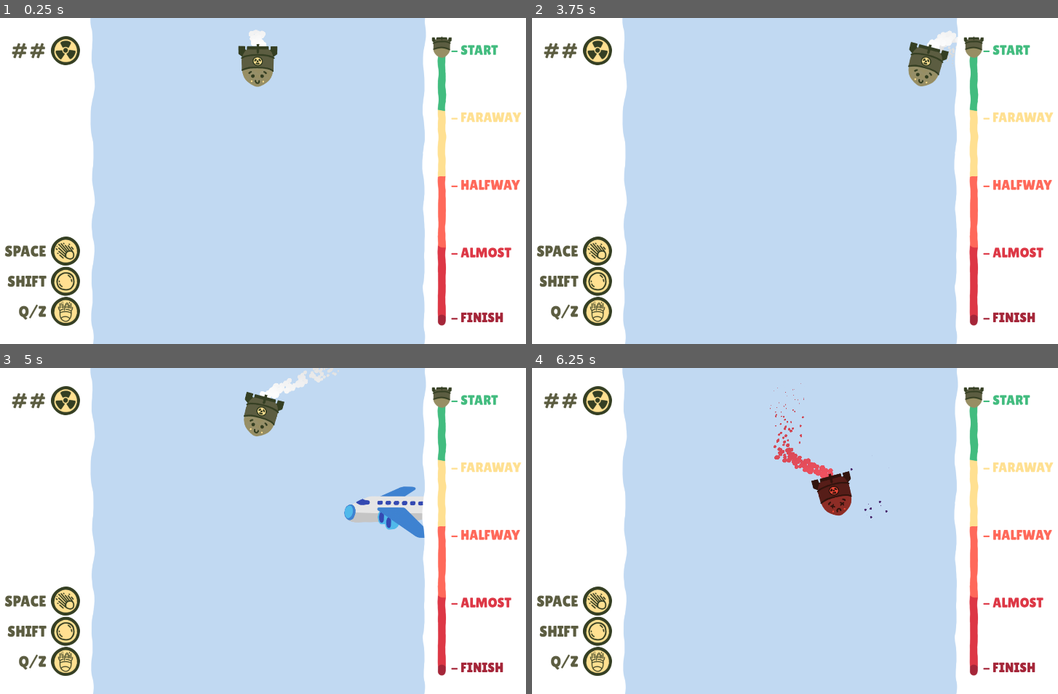
Above: before the commit, frames 1-4 (two rows, left to right).
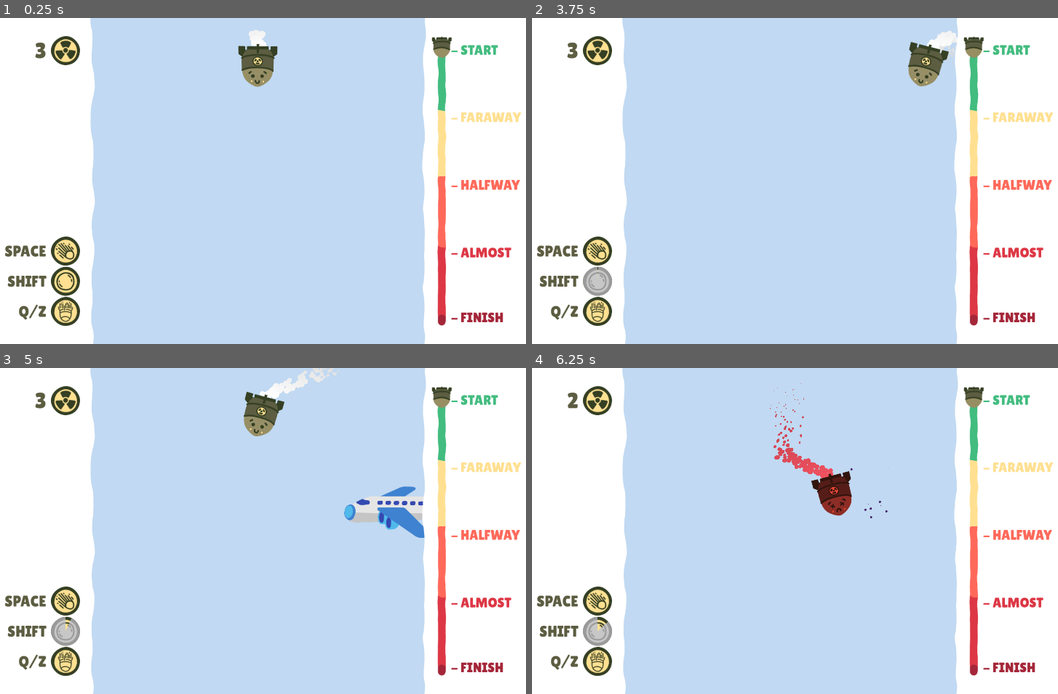
Above: after the commit, the same moments.

Repository: Hangover-Sunshine/DEFCON-JUNIOR
Game: Godot game, scene res://scenes/GameScene.tscn
Same seed, same stepped clock (60 frames per second), same inputs: the game is played once before the commit and once after it. This scene is started directly instead of the project's main scene.
Inputs:
- Up to frame 1 (0.25 s): no input
- Up to frame 2 (3.75 s): hold D (right) 0.53-1.28 s; hold Space (fire) 0.53-1.28 s; tap Shift (dash) at 0.6, 2.3, 2.85 s; hold S (down) 1.28-2.03 s; tap Space (fire) at 1.35, 3.05 s; tap Q (shield) at 1.55, 2.1 s; hold D (right) 2.03-2.78 s; hold W (up) 2.78-3.53 s; hold A (left) from 3.53 s (still down); hold Space (fire) from 3.53 s (still down)
- Up to frame 3 (5 s): keep holding A (left); tap Q (shield) at 3.8, 4.35 s; release Space (fire) at 4.28 s; tap Shift (dash) at 4.55 s
- Up to frame 4 (6.25 s): release A (left) at 5.03 s; hold S (down) 5.03-5.78 s; hold Space (fire) 5.03-5.78 s; tap Shift (dash) at 5.1 s; hold D (right) from 5.78 s (still down); tap Space (fire) at 5.85 s; tap Q (shield) at 6.05 s

The runs differ from the first frame. In frame 1, 0.2% of the frame differs, in the area x 2-9%, y 7-13%; in frame 2, 0.6%, in the area x 2-16%, y 7-86%; in frame 3, 0.5%; in frame 4, 0.5%.

Commit message:
left side giu is done

Diff:
--- a/prefabs/entities/player.tscn
+++ b/prefabs/entities/player.tscn
@@ -29,7 +29,6 @@
 gizmo_extents = 100.0
 
 [node name="ShieldArea" type="Area2D" parent="."]
-position = Vector2(0, -6)
 collision_layer = 16
 collision_mask = 0
 
--- a/prefabs/systems/giu.tscn
+++ b/prefabs/systems/giu.tscn
@@ -22,6 +22,7 @@
 VSlider/styles/slider = SubResource("StyleBoxTexture_c36vx")
 
 [node name="GIU" type="Control"]
+process_mode = 3
 layout_mode = 3
 anchors_preset = 0
 offset_right = 1920.0
--- a/scenes/GameScene.tscn
+++ b/scenes/GameScene.tscn
@@ -72,6 +72,7 @@
 [node name="HubPause" parent="PauseCanvasLayer" instance=ExtResource("7_5w17u")]
 
 [node name="FlashCanvasLayer" type="CanvasLayer" parent="."]
+layer = 4
 script = ExtResource("11_tyc6j")
 
 [node name="ColorRect" type="ColorRect" parent="FlashCanvasLayer"]
--- a/scripts/game/player.gd
+++ b/scripts/game/player.gd
@@ -38,7 +38,7 @@
 var curr_health:int
 
 # Shield Info =========
-var shield_status:UpgradeAvailability = UpgradeAvailability.NOPE
+var shield_status:UpgradeAvailability = UpgradeAvailability.READY
 var curr_shield_cd:float
 var curr_shield_dur:float
 @onready var shield = $ShieldArea/CollisionShape2D
@@ -46,14 +46,14 @@
 # Weapon Info =========
 var gun_status:UpgradeAvailability = UpgradeAvailability.NOPE
 var curr_weapon_penetration:int = 0
-var curr_number_of_bullets:int
+var curr_number_of_bullets:int = 0
 var curr_mag_size:int = 0
 var max_mag_size:int = 0
 
 # Dash Info =========
 var dash_status:UpgradeAvailability = UpgradeAvailability.NOPE
-var curr_dash_amount:int = 0
-var curr_dash_max:int = 0
+var curr_dash_amount:int = 1
+var curr_dash_max:int = 1
 
 var play_area_size:Vector2
 
@@ -93,14 +93,16 @@
 	else:
 		curr_health = Health
 
-		curr_shield_cd = 0
-		curr_shield_dur = 0
+		curr_shield_dur = 2
+		curr_shield_cd = 20
 
 		curr_weapon_penetration = 0
 		max_mag_size = 0
+		curr_mag_size = max_mag_size
 		curr_number_of_bullets = 0
 
-		curr_dash_amount = 0
+		curr_dash_max = 0
+		curr_dash_amount = curr_dash_max
 	##
 
 	play_area_size = get_parent().get_play_area_x_limits()
@@ -108,6 +110,7 @@
 
 func _process(_delta):
 	if Input.is_action_just_pressed("shield") and shield_status == UpgradeAvailability.READY:
+		print("here")
 		shield_status = UpgradeAvailability.ACTIVE
 		shield_timer.start(curr_shield_dur)
 		shield.disabled = false
@@ -132,6 +135,9 @@
 		and curr_dash_amount > 0 and velocity.length_squared() > 0:
 		dash_timer.start(DashDuration)
 		curr_dash_amount -= 1
+		if curr_dash_amount == 0:
+			dash_status = UpgradeAvailability.RECHARGING
+		##
 		if dash_restock_timer.is_stopped():
 			dash_restock_timer.start(DashCooldown)
 		##
@@ -196,6 +202,7 @@
 
 func _on_shield_timer_timeout():
 	if shield_status == UpgradeAvailability.ACTIVE:
+		print('shield down')
 		shield.disabled = true
 		shield_timer.start(curr_shield_cd)
 		shield_status = UpgradeAvailability.RECHARGING
@@ -210,9 +217,9 @@
 
 func _on_gun_timer_timeout():
 	_spawn_bullets()
-	curr_number_of_bullets -= 1
-
-	if curr_number_of_bullets == 0:
+	curr_mag_size -= 1
+
+	if curr_mag_size == 0:
 		gun_status = UpgradeAvailability.RECHARGING
 		reload_timer.start(Weapon.ReloadRate)
 		return
@@ -222,45 +229,37 @@
 ##
 
 func _spawn_bullets():
-	var projectiles = []
 	$PC_Skeleton.shoot()
 
-	if Weapon.UseSpeedVariance == false:
+	if curr_number_of_bullets == 1:
 		for i in range(curr_number_of_bullets):
 			var projectile = PROJECTILE.instantiate()
 			projectile.z_index = 4
-			projectile.penetration += curr_weapon_penetration
+			projectile.penetration = curr_weapon_penetration
+			GlobalSignals.emit_signal("spawn_bullet", projectile)
+			projectile.setup(Weapon.BulletSpeed, 8, 4, 5)
+			projectile.global_position = $BulletSpawnPos.global_position
+			projectile.velocity = Weapon.BulletSpeed * Vector2.DOWN.rotated(projectile.rotation)
+		##
+	else:
+		for i in range(curr_number_of_bullets):
+			var projectile = PROJECTILE.instantiate()
+			projectile.z_index = 4
+			projectile.penetration = curr_weapon_penetration
 			GlobalSignals.emit_signal("spawn_bullet", projectile)
 			projectile.setup(Weapon.BulletSpeed, 8, 4, 5)
 			projectile.global_position = $BulletSpawnPos.global_position
 			var arc_rad = deg_to_rad(Weapon.DegreeAngleOfCone)
-			var increment = arc_rad / (Weapon.BulletsSpawnedPerFire - 1)
+			var increment = arc_rad / (curr_number_of_bullets - 1)
 			projectile.rotation = increment * i - arc_rad / 2
 			projectile.velocity = Weapon.BulletSpeed * Vector2.DOWN.rotated(projectile.rotation)
-
-			projectiles.push_back(projectile)
-		##
-	else:
-		for i in range(curr_number_of_bullets):
-			var projectile = PROJECTILE.instantiate()
-			GlobalSignals.emit_signal("spawn_bullet", projectile)
-			projectile.setup(0, 8, 4, 5)
-			projectile.global_position = $BulletSpawnPos.global_position
-			projectile.penetration += curr_weapon_penetration
-			var speed = Weapon.BulletSpeed + Weapon.BulletSpeed *\
-								randf_range(-Weapon.BulletSpeedVariance, Weapon.BulletSpeedVariance)
-			var arc_rad = deg_to_rad(Weapon.DegreeAngleOfCone)
-			var increment = arc_rad / (Weapon.BulletsSpawnedPerFire - 1)
-			projectile.rotation = increment * i - arc_rad / 2
-			projectile.velocity = speed * Vector2.DOWN.rotated(projectile.rotation)
-
-			projectiles.push_back(projectile)
 		##
 	##
 ##
 
 func _on_dash_restock_timer_timeout():
 	curr_dash_amount += 1
+	dash_status = UpgradeAvailability.READY
 	if curr_dash_amount < curr_dash_max:
 		dash_restock_timer.start(DashCooldown)
 	##
@@ -271,15 +270,7 @@
 ##
 
 func _on_reload_timer_timeout():
-	if Weapon.ExpendAllToReload:
-		curr_mag_size = max_mag_size
-	else:
-		curr_mag_size += 1
-		if curr_mag_size < max_mag_size:
-			reload_timer.start(Weapon.ReloadRate)
-		##
-	##
-
+	curr_mag_size = max_mag_size
 	gun_status = UpgradeAvailability.READY
 ##
 
--- a/scripts/system/GameController.gd
+++ b/scripts/system/GameController.gd
@@ -54,6 +54,7 @@
 	GlobalSignals.connect("missile_dead", _missile_dead)
 	GlobalSignals.connect("hobstacle_dead", _hobstacle_dead)
 	GlobalSignals.connect("obstacle_dead", _obstacle_dead)
+	$CanvasLayer/GIU.player = player
 ##
 
 func _process(_delta):
--- a/scripts/system/giu_control.gd
+++ b/scripts/system/giu_control.gd
@@ -1,10 +1,30 @@
 extends Control
 
 @onready var health_label = $GIU_MC/GIU_HBox/Left_MC/Left_VBox/Health_HBox/Label
-@onready var ammo_label = $GIU_MC/GIU_HBox/Left_MC/Left_VBox/Abilities_VBox/Spitfire_HBox/Label
+@onready var spitfire_cooldown = $GIU_MC/GIU_HBox/Left_MC/Left_VBox/Abilities_VBox/Spitfire_HBox/Spitfire_Ability/Spitfire_Cooldown
+@onready var bubble_cooldown = $GIU_MC/GIU_HBox/Left_MC/Left_VBox/Abilities_VBox/Bubble_HBox/Bubble_Ability/Bubble_Cooldown
+@onready var boost_cooldown = $GIU_MC/GIU_HBox/Left_MC/Left_VBox/Abilities_VBox/Boost_HBox/Boost_Ability/Boost_Cooldown
 
+var player:Player
 
-# Called every frame. 'delta' is the elapsed time since the previous frame.
 func _process(delta):
-	pass
+	if player.gun_status == player.UpgradeAvailability.RECHARGING:
+		spitfire_cooldown.value = 100 * (player.reload_timer.time_left / player.Weapon.ReloadRate)
+	elif player.gun_status == player.UpgradeAvailability.READY:
+		spitfire_cooldown.value = 0
+	##
+
+	if player.dash_status == player.UpgradeAvailability.RECHARGING:
+		boost_cooldown.value = 100 * (player.dash_restock_timer.time_left / player.DashCooldown)
+	elif player.dash_status == player.UpgradeAvailability.READY:
+		boost_cooldown.value = 0
+	##
+
+	if player.shield_status == player.UpgradeAvailability.RECHARGING:
+		bubble_cooldown.value = 100 * (player.shield_timer.time_left / player.ShieldCooldown)
+	elif player.shield_status == player.UpgradeAvailability.READY:
+		bubble_cooldown.value = 0
+	##
+
+	health_label.text = str(player.curr_health)
 ##
